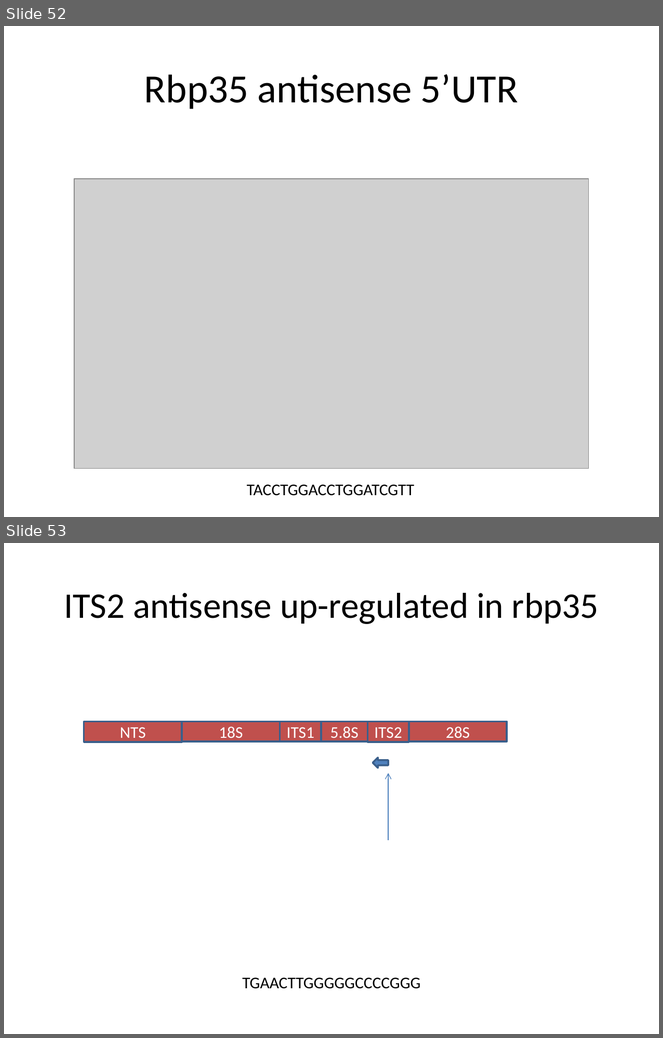
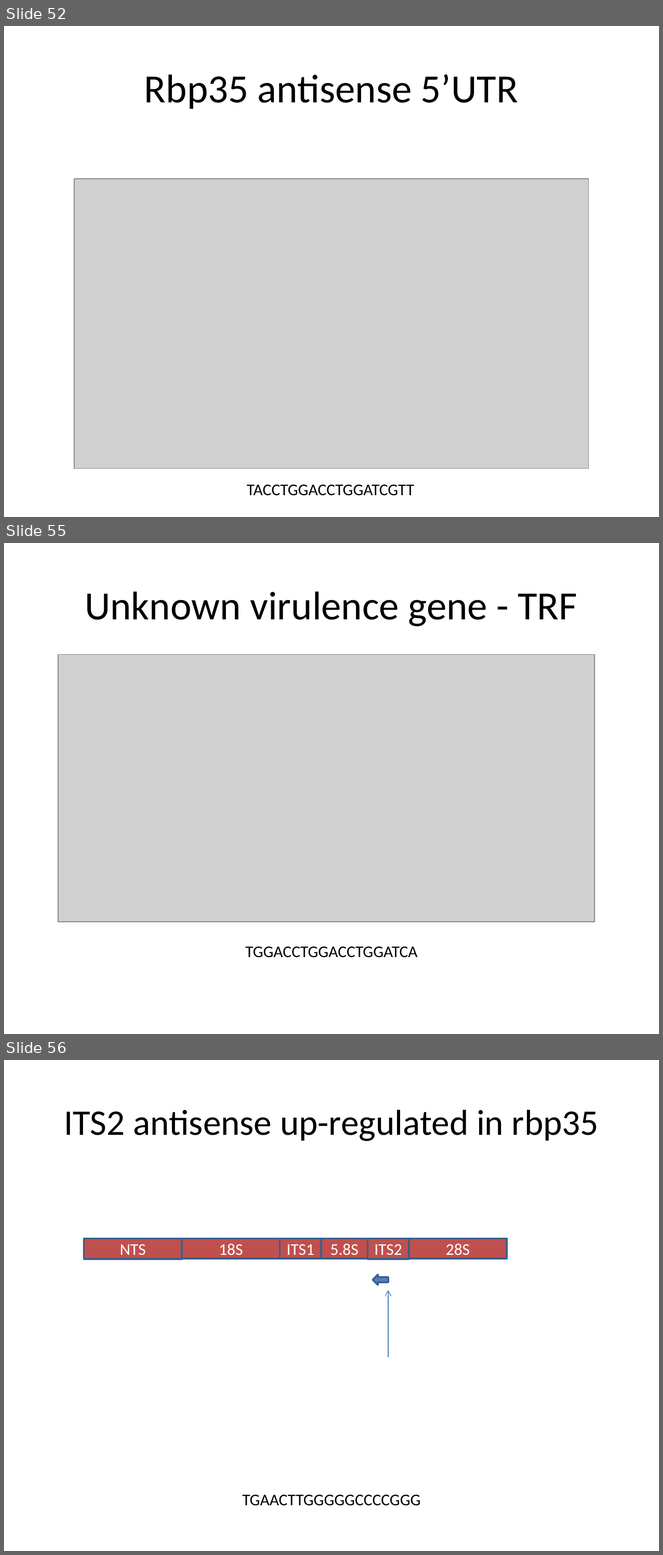
Before and after one commit to wilkinsonlab/m-oryzae-polya, a slide deck: doc/small/small_presentation.pptx. Shown one above the other, each under a label of ours: slides 52 and 53 before the commit, slides 52, 55 and 56 after it; the slides between them are not shown. The pictures are 663x1038 and 663x1555 pixels, drawn with LibreOffice and Linux fonts; fonts in the diff are those of the drawing; grey boxes stand for pictures. Boxes give left, top, right and bottom in pixels: in the first picture for what was removed or moved away, otherwise in the second. Text is boxed around its words. In the diff, an @@ line names an element or a change of style, - is before the commit and + after.

```diff
--- a/doc/small/small_presentation.pptx
+++ b/doc/small/small_presentation.pptx
@@ slide 55 added at <box>4,543,659,1034</box>, background #FFFFFF @@
@@ title added at <box>85,591,578,627</box>, 44 pt, text #000000 @@
+Unknown virulence gene - TRF
@@ picture added at <box>59,654,595,922</box> @@
@@ text added at <box>245,947,417,958</box>, 18 pt, text #000000 @@
+TGGACCTGGACCTGGATCA
@@ what was slide 53 is now slide 56 @@
```
Also in this commit, not shown: 6 slides changed, 2 other slides added, 1 slide removed, 4 other files.
